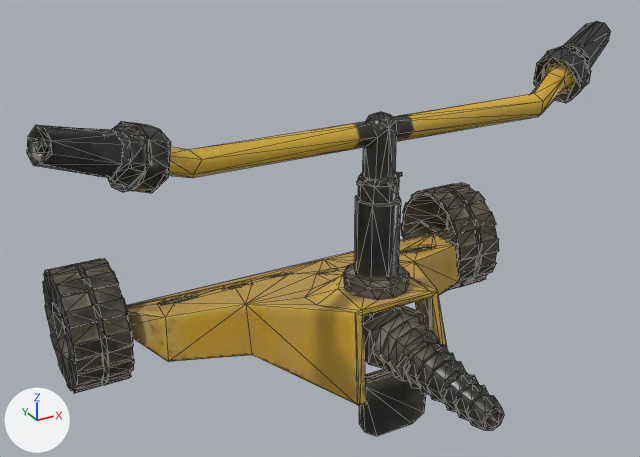
The glTF model public/assets/gen/world/models/garden_sprinkler_01/garden_sprinkler_01.glb as it was, and as the next commit left it.
Camera for both pictures: a camera (50 mm lens) standing at (-0.233, -0.361, 0.301) and looking at (-0.016, 0.033, 0.105). The axes (+X, +Y, +Z) are drawn at lower left. The lights are the same throughout. The older version comes first. Mesh edges are drawn as thin lines. Where no turn or scale is listed for an object, it has been applied to the vertices. Vertices at exactly the same position are counted once.

In view in the first picture: 'garden_sprinkler_01_body_main'.
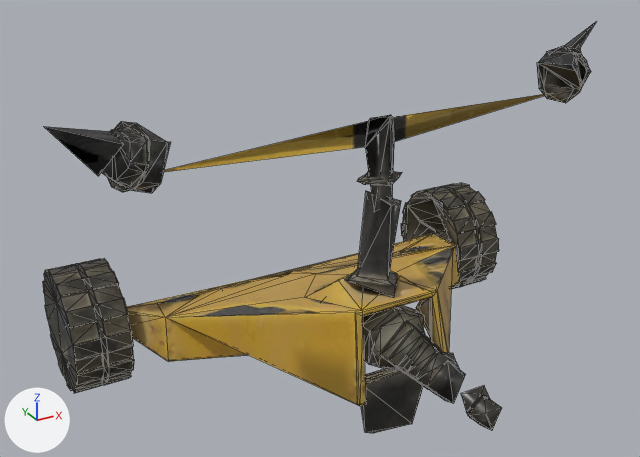
Where the newer file only moved an object's origin or applied its transform, the numbers keep the older frame.

Changed parts and their boxes [x1, y1, x2, y2] in the pictures (640 x 457 px):
'garden_sprinkler_01_body_main', reshaped
    before: [27, 21, 611, 436]
    after: [43, 22, 596, 433]
part 1 of me_garden_sprinkler_01_body_main, deleted (mostly hidden)
    before: [163, 248, 419, 304]
part 2 of me_garden_sprinkler_01_body_main, deleted
    before: [33, 138, 51, 154]
part 3 of me_garden_sprinkler_01_body_main, cut back
    before: [27, 21, 611, 431]
    after: [133, 63, 583, 323]

Patch to the scene script:
```diff
--- a/public/assets/gen/world/models/garden_sprinkler_01/garden_sprinkler_01.glb.py
+++ b/public/assets/gen/world/models/garden_sprinkler_01/garden_sprinkler_01.glb.py
@@ me_garden_sprinkler_01_body_main @@
 # used by ob_garden_sprinkler_01_body_main; location = (0.0, 0.0222, 0.1011)
-me_garden_sprinkler_01_body_main.from_pydata(...)  # 1652 vertices, 3205 faces; spans x -0.175..0.175, y -0.125..0.125, z -0.101..0.101
+me_garden_sprinkler_01_body_main.from_pydata(...)  # 944 vertices, 1858 faces; spans x -0.169..0.169, y -0.125..0.125, z -0.101..0.101
+# me_garden_sprinkler_01_body_main part 1: the loose piece of 16 vertices spanning x -0.125..0.125, y 0.084..0.091, z -0.067..-0.061 is deleted
+# me_garden_sprinkler_01_body_main part 2: the loose piece of 13 vertices spanning x -0.173..-0.163, y -0.054..-0.046, z 0.09..0.097 is deleted
+# me_garden_sprinkler_01_body_main part 3: 1 vertex moved within x 0.0, y -0.035, z -0.031; 668 vertices removed from x -0.175..0.175, y -0.125..0.121, z -0.098..0.101; 7 vertices added at x -0.123..0.13, y -0.044..0.092, z -0.061..0.071
+# other edits to the shape of me_garden_sprinkler_01_body_main do not show in these pictures
 me_garden_sprinkler_01_body_main.materials.append(mat_garden_sprinkler_01)
```
